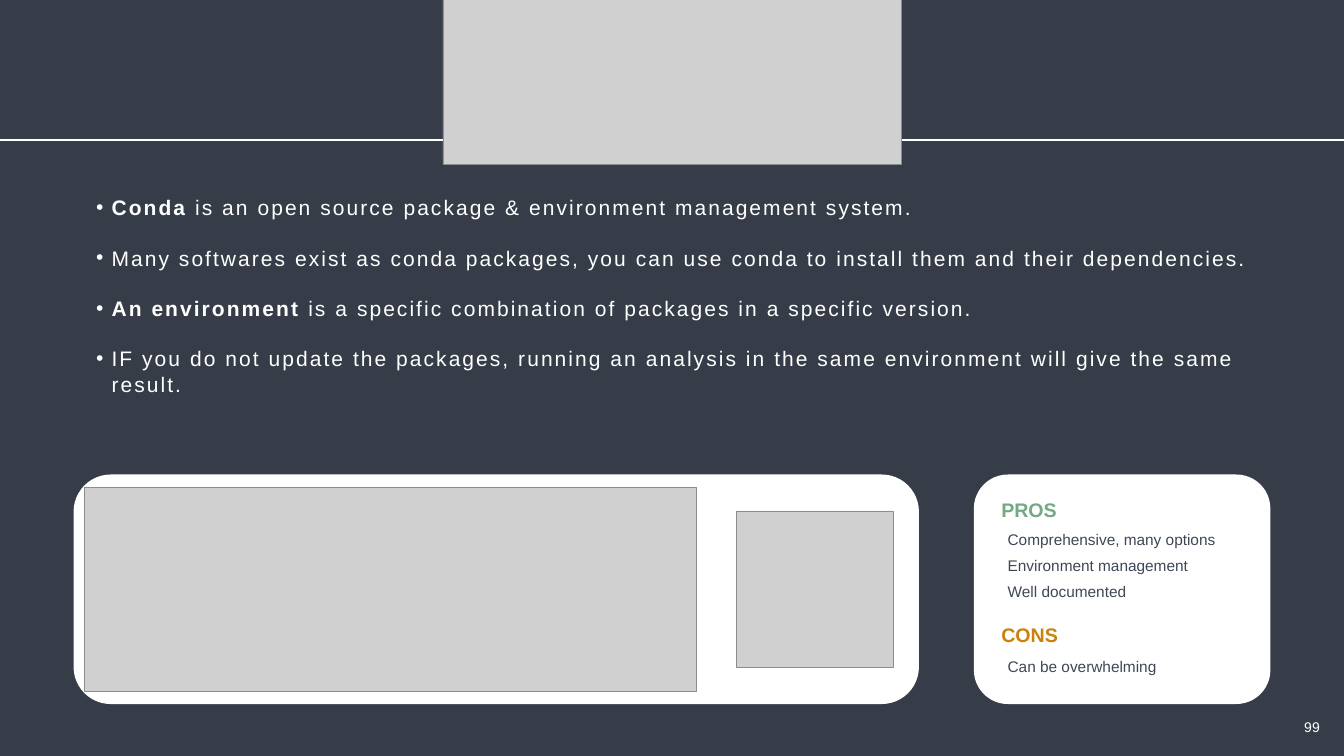
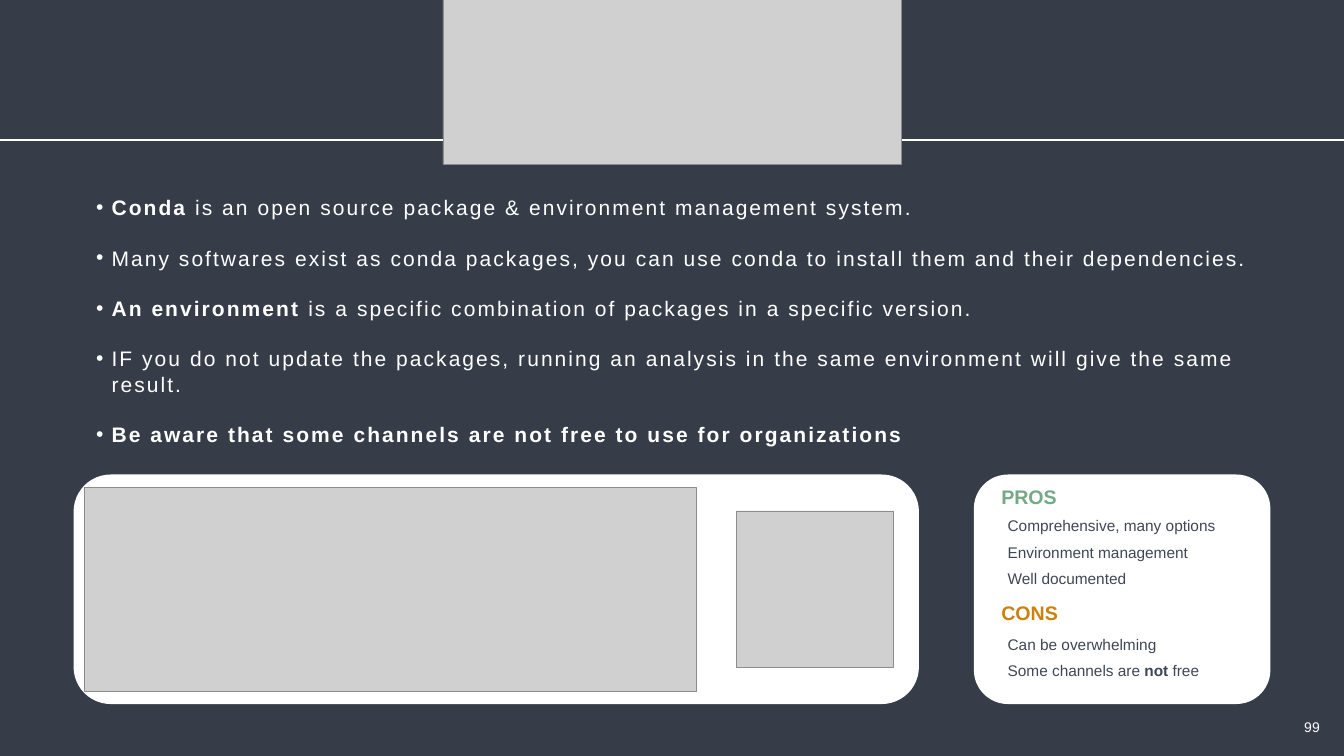
Before and after one commit to Center-for-Health-Data-Science/Just-Bash-It, a slide deck: slide 99 of Teachers/Just_Bash_It_Slideshow.pptx. Drawn at 1344x756 pixels with LibreOffice and Linux fonts; fonts in the diff are those of the drawing; grey boxes stand for pictures. Boxes give left, top, right and bottom in pixels: in the first picture for what was removed or moved away, otherwise in the second. Text is boxed around its words. In the diff, an @@ line names an element or a change of style, - is before the commit and + after.

```diff
--- a/Teachers/Just_Bash_It_Slideshow.pptx
+++ b/Teachers/Just_Bash_It_Slideshow.pptx
@@ text at [112,426,901,446]: paragraph added @@
+• Be aware that some channels are not free to use for organizations
@@ text "PROS": place and size @@
-text "PROS" at [1001,503,1056,517]
+text "PROS" at [1001,490,1056,504]
@@ text "Comprehensive, many options": place and size @@
-text "Comprehensive, many options" at [1008,534,1216,597]
+text "Comprehensive, many options" at [1008,520,1216,584]
@@ text "CONS": place and size @@
-text "CONS" at [1001,628,1058,643]
+text "CONS" at [1001,606,1058,621]
@@ text "Can be overwhelming": place and size @@
-text "Can be overwhelming" at [1008,661,1156,675]
+text "Can be overwhelming" at [1008,639,1199,676]
@@ text at [1008,665,1199,676]: paragraph added @@
+Some channels are not free
```
Also in this commit, not shown: 1 other slide changed, 1 slide added, 1 other file.
